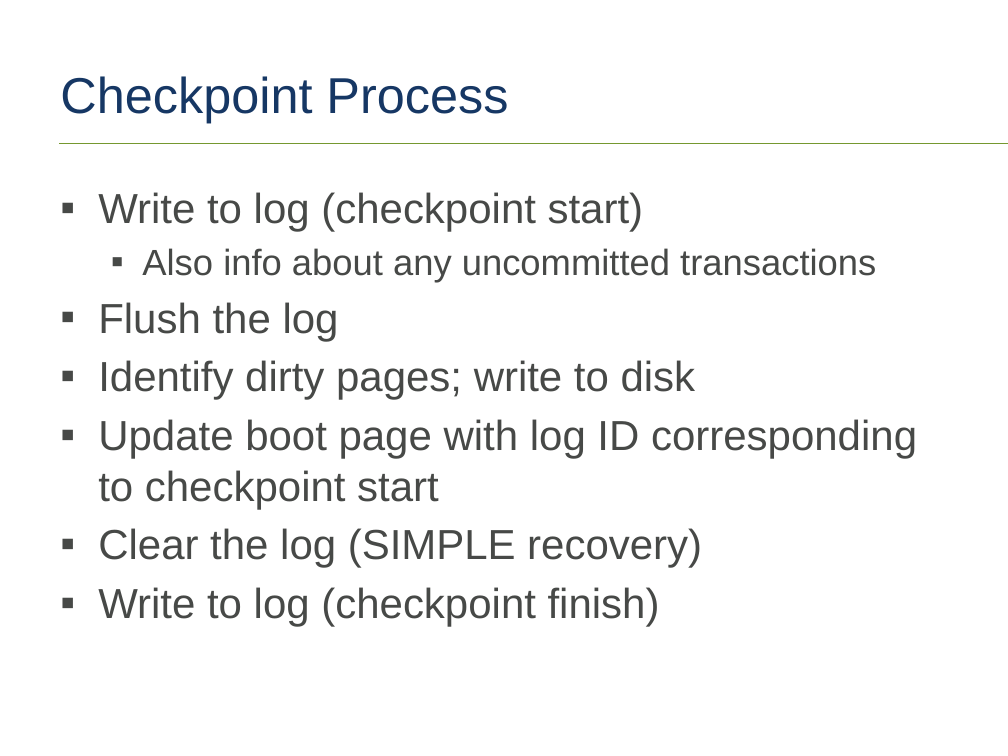
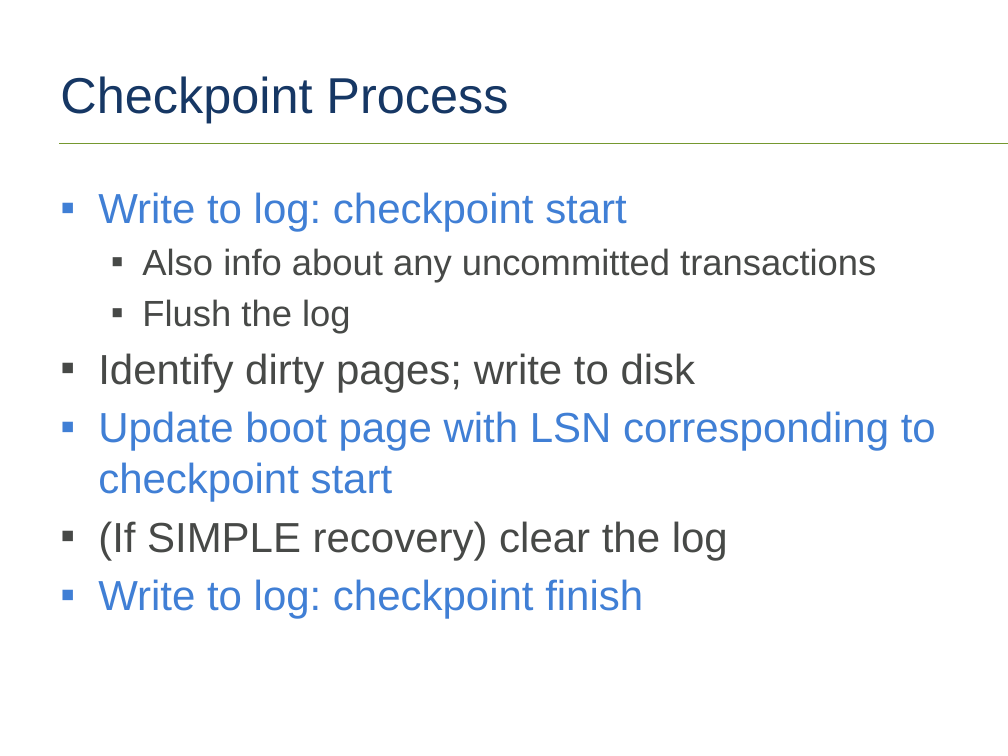
Before and after one commit to tf3604/LogFilePresentation, a slide deck: slide 31 of TransactionLog.pptx. Drawn at 1008x756 pixels with LibreOffice and Linux fonts; fonts in the diff are those of the drawing; background and template pictures are left out. Boxes give left, top, right and bottom in pixels: in the first picture for what was removed or moved away, otherwise in the second. Text is boxed around its words. In the diff, an @@ line names an element or a change of style, - is before the commit and + after.

Commit message:
Clarifications on Checkpoint Process slide.

```diff
--- a/TransactionLog.pptx
+++ b/TransactionLog.pptx
@@ text at (x1=98, y1=192, x2=627, y2=231): text changed; text colour #474947 to #407FD5 @@
-▪ Write to log (checkpoint start)
+▪ Write to log: checkpoint start
@@ text at (x1=142, y1=299, x2=351, y2=333): size 30 to 26 pt in "Flush the log"; list level 1 to 2 in "Flush the log" @@
@@ text at (x1=98, y1=411, x2=936, y2=619): text changed; text colour #474947 to #407FD5 @@
-▪ Update boot page with log ID corresponding to checkpoint start
-▪ Clear the log (SIMPLE recovery)
-▪ Write to log (checkpoint finish)
+▪ Update boot page with LSN corresponding to checkpoint start
+▪ (If SIMPLE recovery) clear the log
+▪ Write to log: checkpoint finish
```
